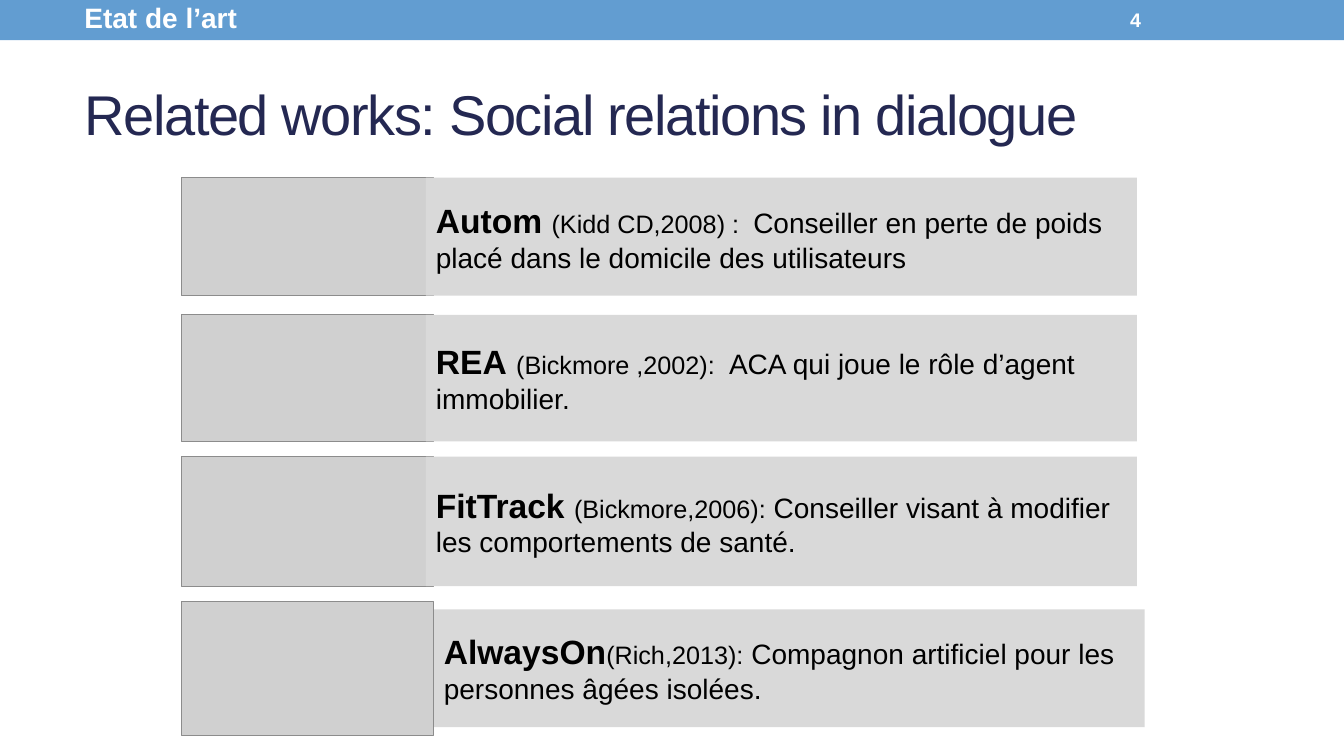
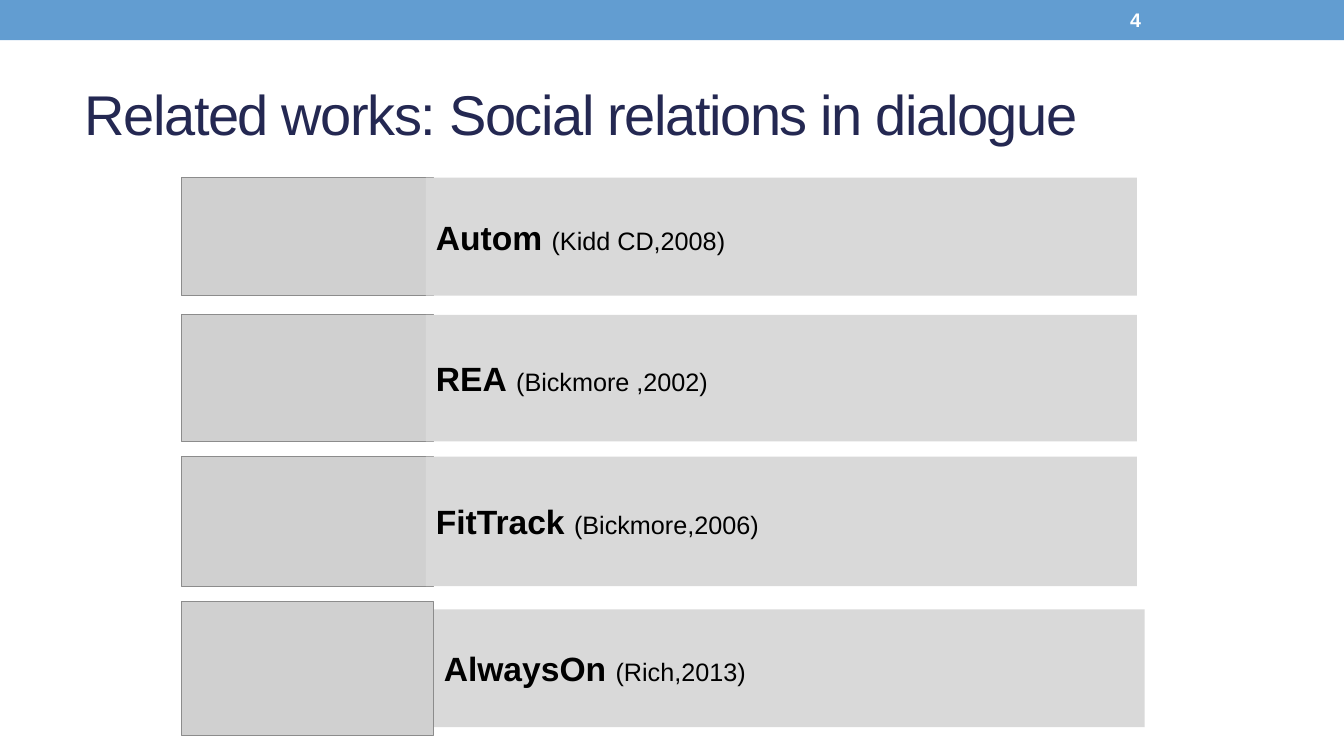
Before and after one commit to Olydia/Discolog, a slide deck: slide 4 of papers/Presentations/WACAI_EN.pptx. Drawn at 1344x756 pixels with LibreOffice and Linux fonts; fonts in the diff are those of the drawing; grey boxes stand for pictures. Boxes give left, top, right and bottom in pixels: in the first picture for what was removed or moved away, otherwise in the second. Text is boxed around its words. In the diff, an @@ line names an element or a change of style, - is before the commit and + after.

```diff
--- a/papers/Presentations/WACAI_EN.pptx
+++ b/papers/Presentations/WACAI_EN.pptx
@@ text removed at (84, 7, 237, 28) @@
-Etat de l’art
@@ text in rectangle at (436, 227, 725, 255): text changed; size 20 to 18 pt @@
-Autom (Kidd CD,2008) : Conseiller en perte de poids placé dans le domicile des utilisateurs
+Autom (Kidd CD,2008)
@@ text in rectangle at (436, 368, 707, 397): text changed; size 20 to 18 pt @@
-REA (Bickmore ,2002): ACA qui joue le rôle d’agent immobilier.
+REA (Bickmore ,2002)
@@ text in rectangle at (436, 509, 759, 540): text changed; size 20 to 18 pt @@
-FitTrack (Bickmore,2006): Conseiller visant à modifier les comportements de santé.
+FitTrack (Bickmore,2006)
@@ text in rectangle at (444, 656, 746, 688): text changed; size 20 to 18 pt @@
-AlwaysOn(Rich,2013): Compagnon artificiel pour les personnes âgées isolées.
+AlwaysOn (Rich,2013)
```
Also in this commit, not shown: 14 other slides changed, 2 slides added, 4 slides removed, 4 other files.
